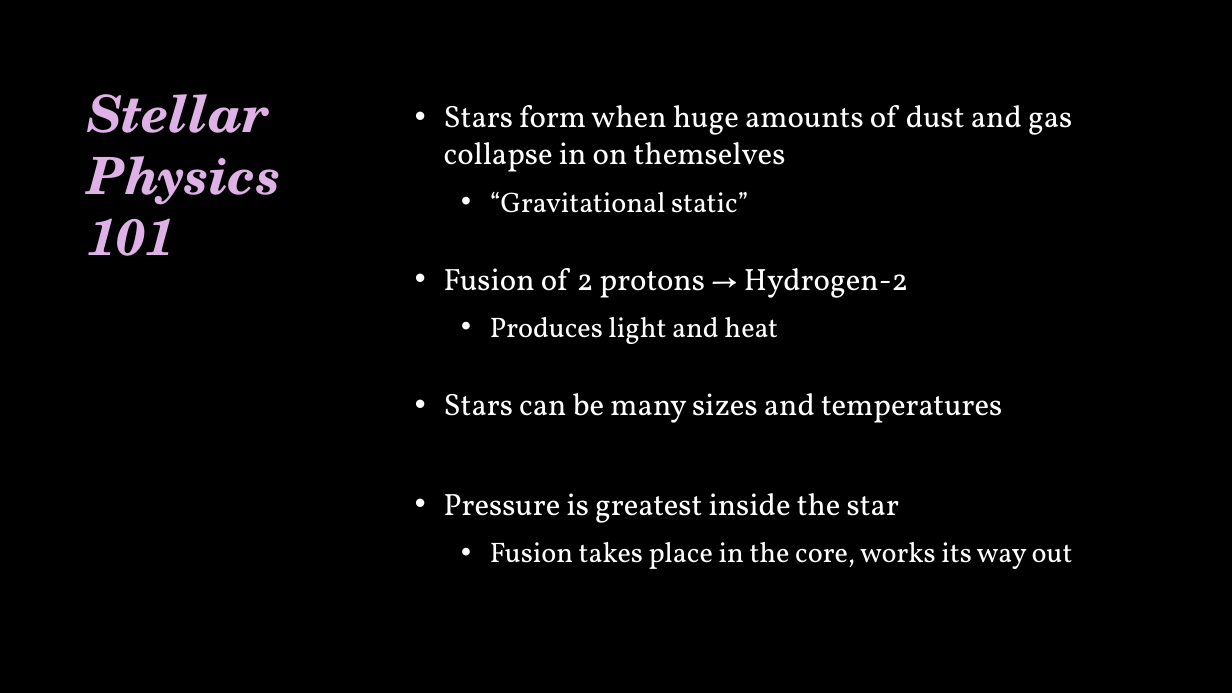
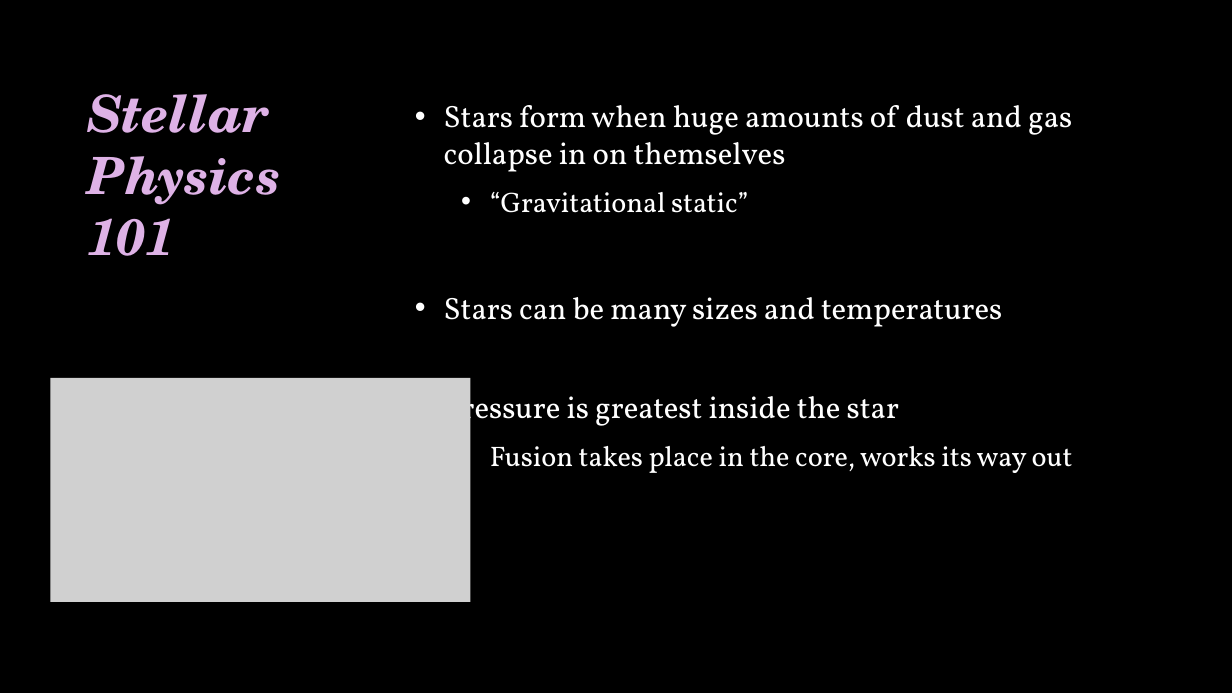
Before and after one commit to kpuryear/Puryear_Metis, a slide deck: slide 2 of Investigations/Variable_Stars_presentation.pptx. Drawn at 1232x693 pixels with LibreOffice and Linux fonts; fonts in the diff are those of the drawing; grey boxes stand for pictures; background and template pictures are left out. Boxes give left, top, right and bottom in pixels: in the first picture for what was removed or moved away, otherwise in the second. Text is boxed around its words. In the diff, an @@ line names an element or a change of style, - is before the commit and + after.

```diff
--- a/Investigations/Variable_Stars_presentation.pptx
+++ b/Investigations/Variable_Stars_presentation.pptx
@@ text at box(444, 268, 908, 344): paragraphs removed @@
-• Fusion of 2 protons → Hydrogen-2
-  • Produces light and heat
@@ picture added at box(51, 378, 471, 602) @@
```
Also in this commit, not shown: 1 other slide changed, 8 other files.
